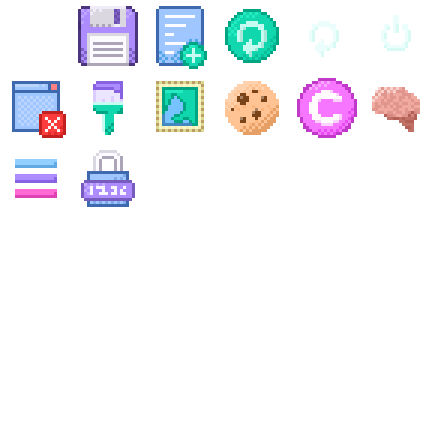
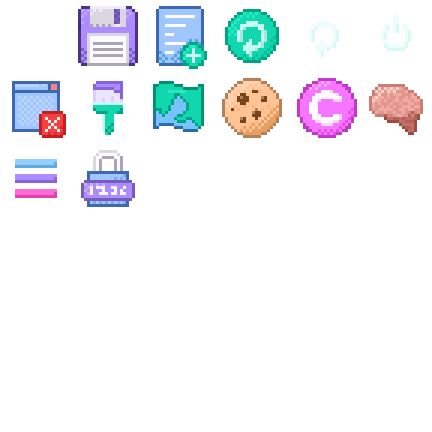
Layered file, before and after one edit (432px x 432px). Changes by layer:
renamed "Layer 2" to "Layer 4", painted on it over (153, 78, 423, 138)
